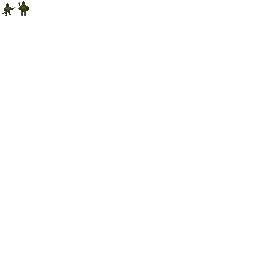
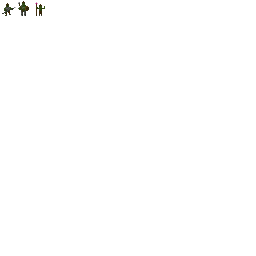
Comparing the layer stacks of the two 256×256 images. Changes:
painted on "Background" over [36, 3, 45, 16]
